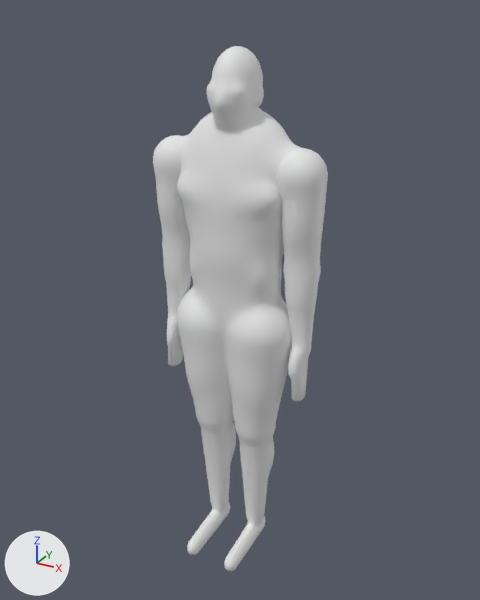
One commit to the OBJ model assets-src/players/houdini/export/kangs_center.obj: the scene before it, then after it.
Both versions are drawn from a 50 mm lens placed at (1.17, -2.1, 2.22), pointed at (0.02, 0.0, 1.17). The lights are fixed; the arrows at lower left show +X, +Y and +Z. The first picture is the older version. Where no turn or scale is listed for an object, it has been applied to the vertices.

Script lines for the objects in view, before the commit:
```python
me_kangs_center = bpy.data.meshes.new('kangs_center')
me_kangs_center.from_pydata(...)  # 4580 vertices, 8798 faces; spans x -0.35..0.35, y -0.26..0.15, z 0.0..2.1
ob_kangs_center = bpy.data.objects.new('kangs_center', me_kangs_center)
ob_kangs_center.location = (0.0, 0.0, 0.0)
```
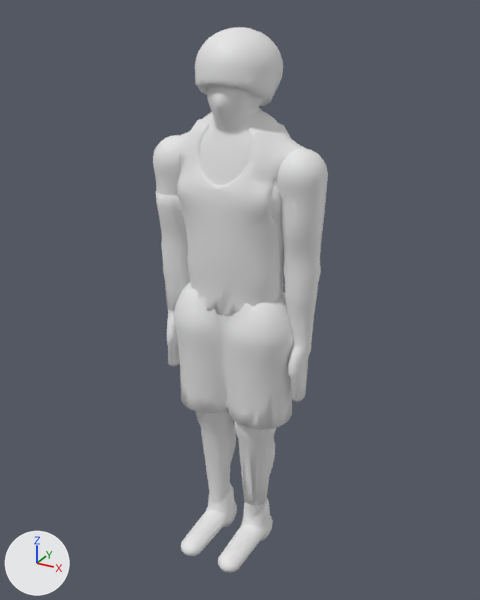
Pixel boxes [x1, y1, x2, y2] of what changed, in the pictures (480 x 600 px):
'kangs_center', reshaped: before [153, 46, 328, 571]; after [153, 27, 328, 573]
part 1 of me_kangs_center, added: after [174, 282, 293, 430]
part 2 of me_kangs_center, added: after [195, 27, 283, 106]
part 3 of me_kangs_center, added: after [218, 498, 273, 573]
part 4 of me_kangs_center, added: after [181, 484, 237, 556]
part 5 of me_kangs_center, added: after [156, 190, 190, 311]
part 6 of me_kangs_center, built on: before [177, 46, 295, 571]; after [177, 87, 305, 518]

The change in detail:
me_kangs_center is used by ob_kangs_center; location (0.0, 0.0, 0.0).
me_kangs_center had 4580 vertices, 8798 faces and spanned x -0.35..0.35, y -0.26..0.15, z 0.0..2.1.
me_kangs_center now has 8084 vertices, 15642 faces and spans x -0.35..0.35, y -0.28..0.18, z 0.0..2.16.
me_kangs_center part 1: a new loose piece of 669 vertices spanning x -0.27..0.27, y -0.15..0.16, z 0.69..1.22.
me_kangs_center part 2: a new loose piece of 411 vertices spanning x -0.15..0.15, y -0.13..0.18, z 1.89..2.16.
me_kangs_center part 3: a new loose piece of 236 vertices spanning x 0.03..0.16, y -0.28..0.11, z 0.0..0.22.
me_kangs_center part 4: a new loose piece of 233 vertices spanning x -0.16..-0.03, y -0.28..0.11, z 0.0..0.22.
me_kangs_center part 5: a new loose piece of 182 vertices spanning x -0.35..-0.18, y -0.08..0.09, z 1.07..1.57.
me_kangs_center part 6: 67 vertices moved within x -0.25..0.28, y -0.24..0.15, z 0.03..2.09; 690 vertices removed from x -0.29..0.29, y -0.25..0.14, z 0.0..2.1; 1978 vertices added at x -0.29..0.29, y -0.16..0.15, z 0.03..2.11.
Other edits to the shape of me_kangs_center do not show in these pictures.
